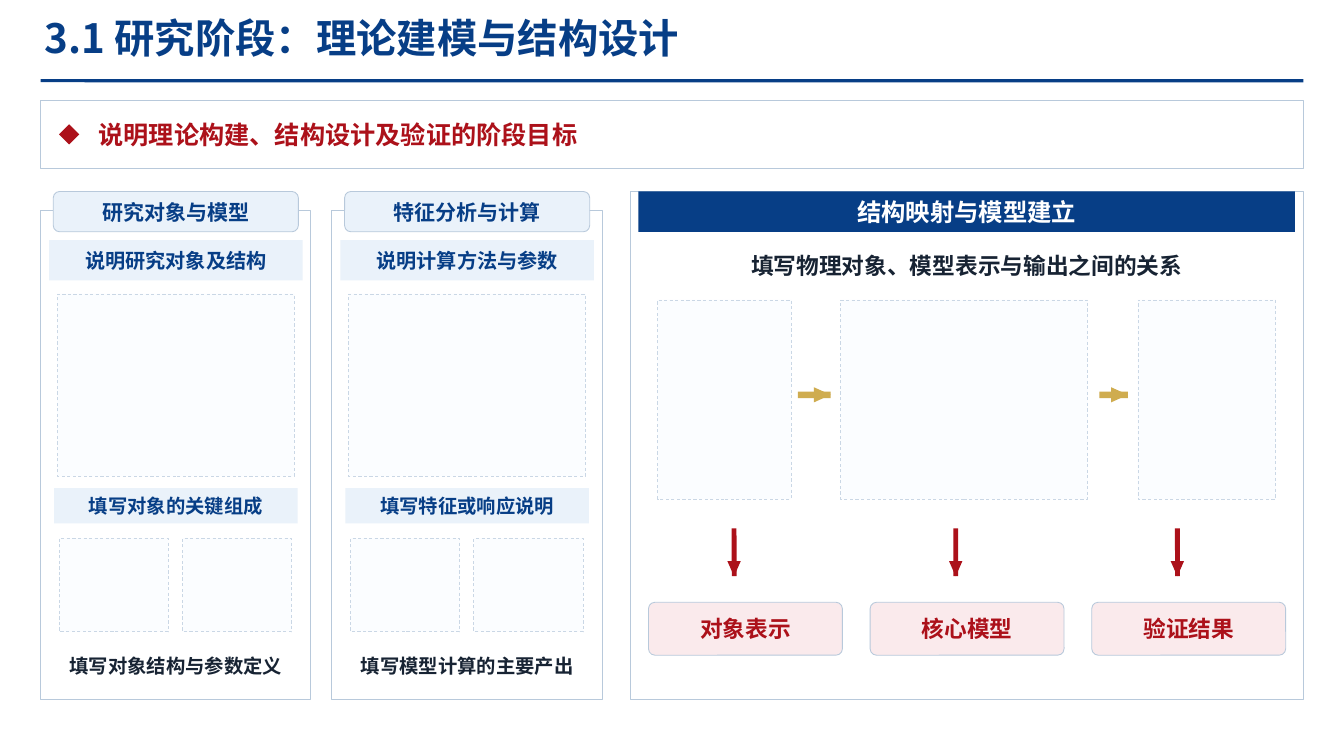
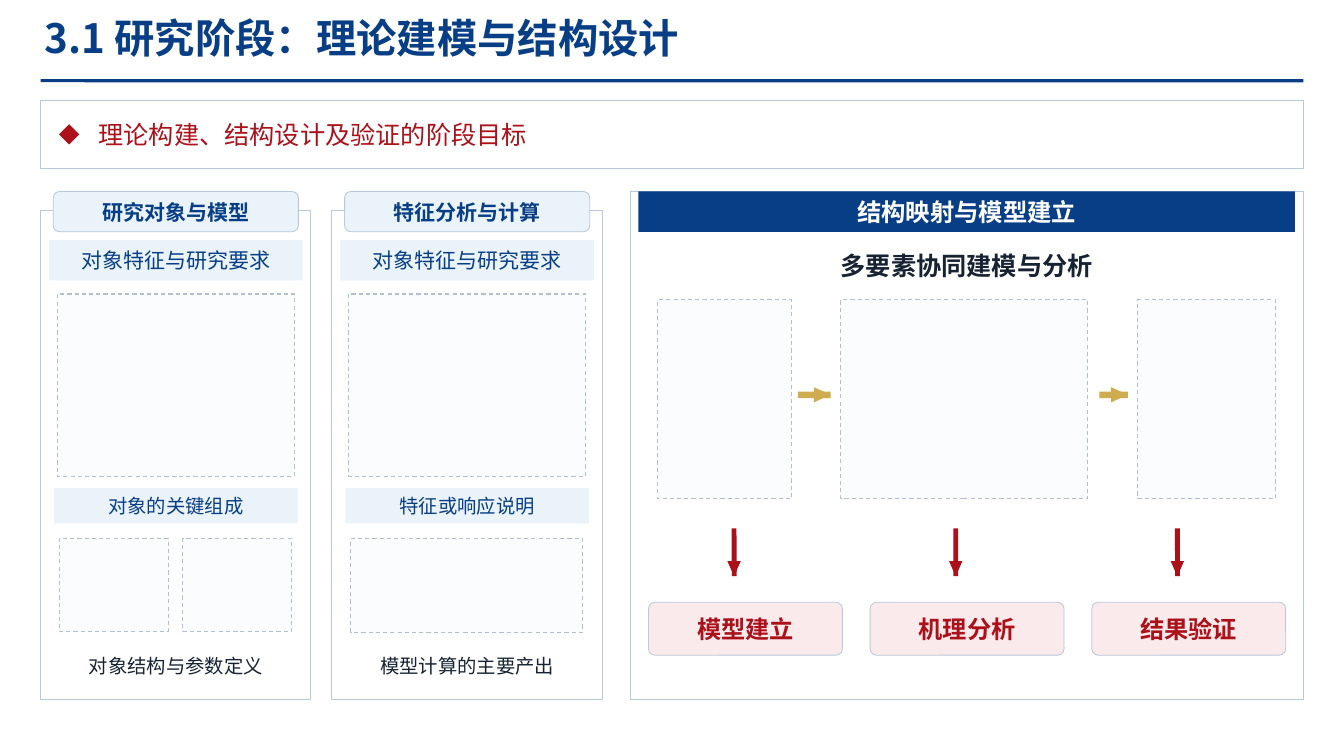
Before and after one commit to chengweihuu/research-opt-skill, a slide deck: slide 39 of assets/template-library.pptx. Drawn at 1344x756 pixels with LibreOffice and Linux fonts; fonts in the diff are those of the drawing. Boxes give left, top, right and bottom in pixels: in the first picture for what was removed or moved away, otherwise in the second. Text is boxed around its words. In the diff, an @@ line names an element or a change of style, - is before the commit and + after.

```diff
--- a/assets/template-library.pptx
+++ b/assets/template-library.pptx
@@ text at (99,122,527,146): text changed; bold off @@
-说明理论构建、结构设计及验证的阶段目标
+理论构建、结构设计及验证的阶段目标
@@ text in rectangle at (81,250,270,270): text changed; size 14.4 to 15 pt; bold off @@
-说明研究对象及结构
+对象特征与研究要求
@@ text in rectangle at (373,250,562,270): text changed; size 14.4 to 15 pt; bold off @@
-说明计算方法与参数
+对象特征与研究要求
@@ text at (841,253,1093,278): text changed; size 16.2 to 18 pt @@
-填写物理对象、模型表示与输出之间的关系
+多要素协同建模与分析
@@ text in rectangle at (108,496,243,515): text changed; bold off @@
-填写对象的关键组成
+对象的关键组成
@@ text in rectangle at (400,496,535,515): text changed; bold off @@
-填写特征或响应说明
+特征或响应说明
@@ fill #FBFDFF to #FBFCFE; outline #CAD7E5 0.57 pt dashed to #AFC0D3 0.75 pt dashed in 8 elements at (57,294,294,477), (59,538,168,632), (182,538,291,632), (349,294,586,477), (658,300,791,500), (841,300,1088,500), (1138,300,1276,500), (351,538,583,632) @@
@@ rectangle: place and size @@
-rectangle at (351,538,460,632)
+rectangle at (351,538,583,632)
@@ rectangle removed at (474,538,583,632) @@
@@ text in rounded rectangle at (697,617,794,640): text changed; size 16.2 to 17.2 pt @@
-对象表示
+模型建立
@@ text in rounded rectangle at (919,617,1016,640): text changed; size 16.2 to 17.2 pt @@
-核心模型
+机理分析
@@ text in rounded rectangle at (1140,617,1237,640): text changed; size 16.2 to 17.2 pt @@
-验证结果
+结果验证
@@ text at (89,656,263,675): text changed; bold off @@
-填写对象结构与参数定义
+对象结构与参数定义
@@ text at (380,656,554,675): text changed; bold off @@
-填写模型计算的主要产出
+模型计算的主要产出
```
Also in this commit, not shown: 37 other slides changed, 1 other file.
